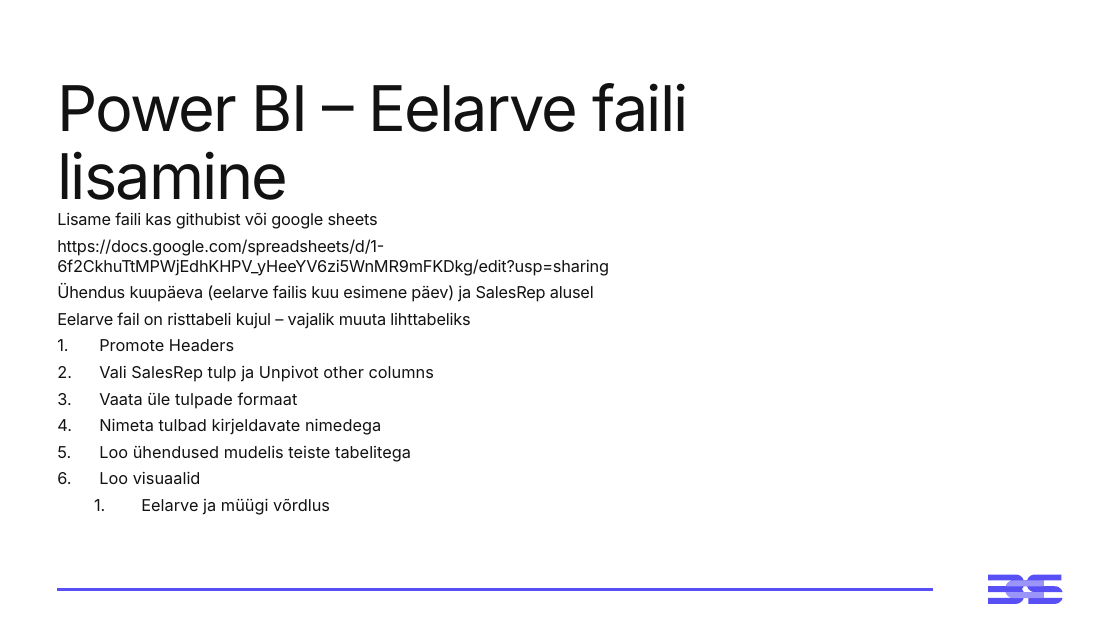
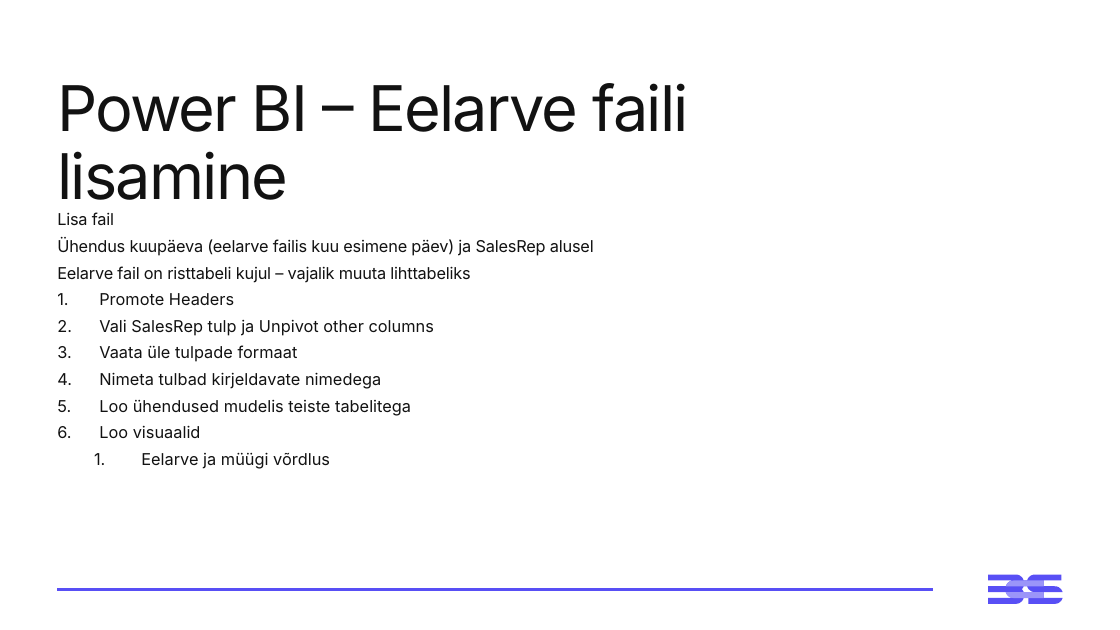
Before and after one commit to emilieabel/andmetarkus, a slide deck: slide 11 of Materjalid/Day3 M Visuaalid Andmelugu/3-paev-andmetarkus-esitlus.pptx (slide 9 before the commit). Drawn at 1120x630 pixels with LibreOffice and Linux fonts; fonts in the diff are those of the drawing; background and template pictures are left out. Boxes give left, top, right and bottom in pixels: in the first picture for what was removed or moved away, otherwise in the second. Text is boxed around its words. In the diff, an @@ line names an element or a change of style, - is before the commit and + after.

```diff
--- a/Materjalid/Day3 M Visuaalid Andmelugu/3-paev-andmetarkus-esitlus.pptx
+++ b/Materjalid/Day3 M Visuaalid Andmelugu/3-paev-andmetarkus-esitlus.pptx
@@ text at (57, 212, 114, 225): text changed @@
-Lisame faili kas githubist või google sheets
-https://docs.google.com/spreadsheets/d/1-6f2CkhuTtMPWjEdhKHPV_yHeeYV6zi5WnMR9mFKDkg/edit?usp=sharing
+Lisa fail
```
Also in this commit, not shown: 7 other slides changed, 4 slides added, 5 other files.
